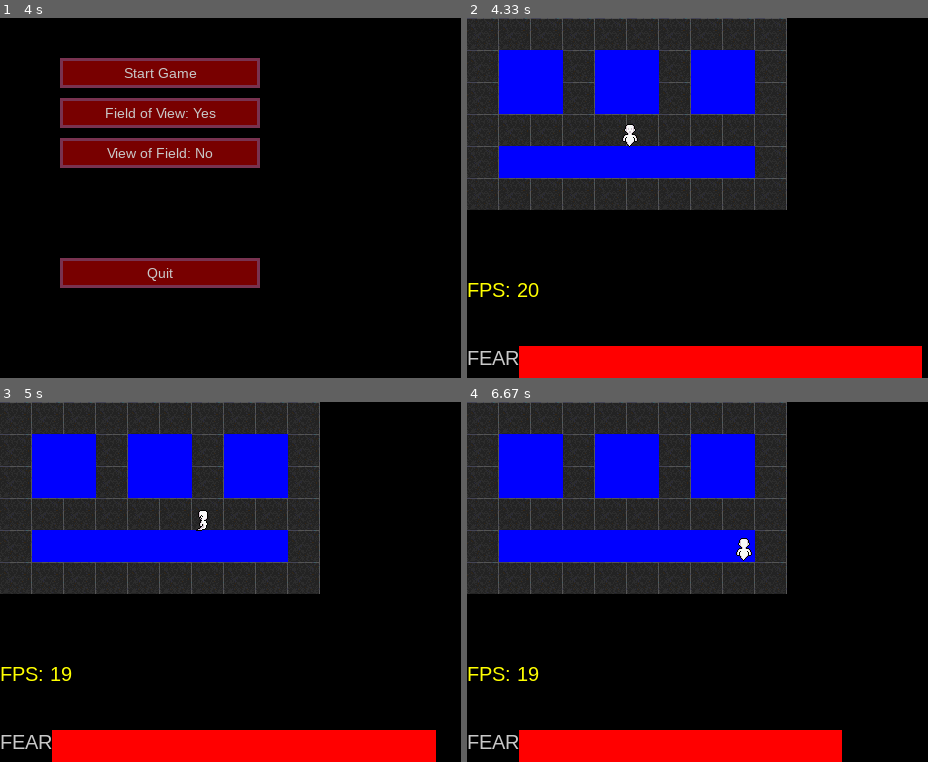
Above: before the commit, frames 1-4 (two rows, left to right).
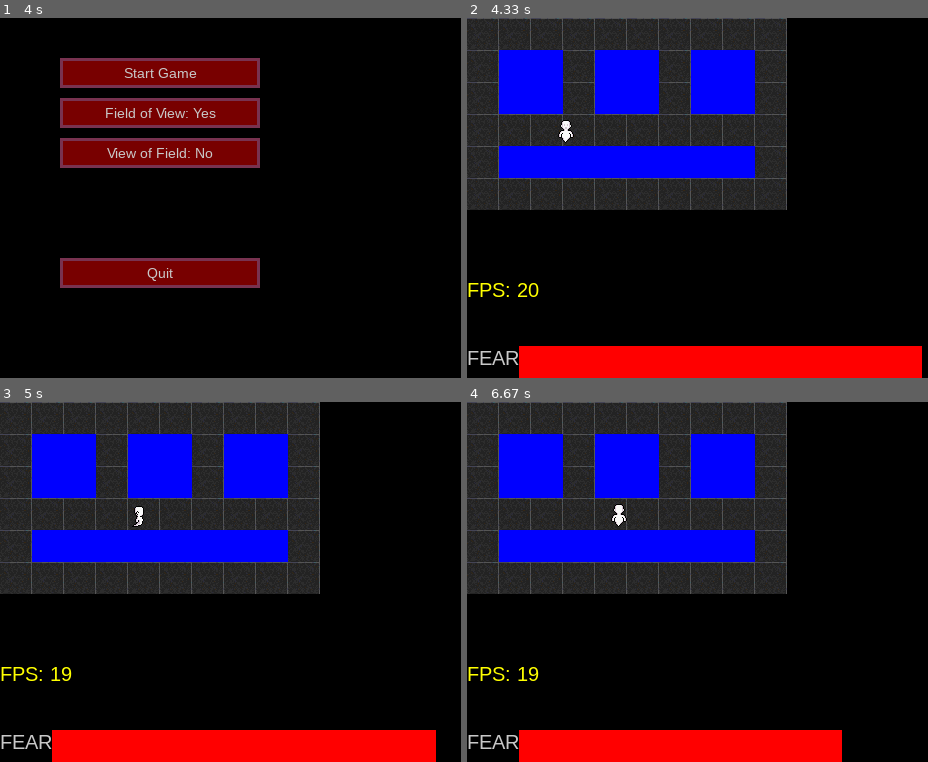
Above: after the commit, the same moments.

Repository: DiscoBizzle/Ghost-Simulator
Game: pygame game, started from ghost-simulator.py
Same seed, same stepped clock (60 frames per second), same inputs: the game is played once before the commit and once after it. The source is Python 2; it was converted automatically to run under Python 3.
Inputs (mouse positions are in pixels of both pictures, inside the frame that each line leads up to):
- Up to frame 1 (4 s): hold Right 0.33-0.8 s; hold Up 0.83-1.3 s; click (322, 219) at 1.4 s; hold Left 2.17-2.7 s; hold Down 2.73-3.2 s
- Up to frame 2 (4.33 s): click (619, 64) at 4.3 s
- Up to frame 3 (5 s): hold Right from 4.57 s (still down)
- Up to frame 4 (6.67 s): release Right at 5.2 s; hold Down 5.23-5.6 s; hold Left 5.63-6.1 s; hold Right 6.13-6.6 s; hold Up from 6.63 s (still down)

Frame 1 is identical in both runs. In frame 2, 0.3% of the frame differs, in the area x 19-38%, y 28-36%; in frame 3, 0.2%; in frame 4, 0.3%.

Commit message:
Collision "works" but is currently jank-ass shit

Diff:
--- a/gslib/game_object.py
+++ b/gslib/game_object.py
@@ -95,12 +95,33 @@
             #collision with tiles
 
             if self.velocity[0] < 0: #if moving left, check collision with leftmost 3 tiles, push out if collision
-
-                for nj in range (j,j+2):
+                for nj in range (j, j+2):
                     if nj > 0 and nj < LEVEL_HEIGHT/TILE_SIZE:
                         if not self.game_class.map.grid[i][nj].walkable:
                             if self.rect.colliderect(self.game_class.map.grid[i][nj].rect):
                                x = self.game_class.map.grid[i][nj].rect.x + TILE_SIZE
+            elif self.velocity[0] > 0: #same for rightmost tiles
+                li = (self.coord[0] + self.dimensions[0])/TILE_SIZE
+                for nj in range (j, j+2):
+                    if nj > 0 and nj < LEVEL_HEIGHT/TILE_SIZE and li > 0 and li < LEVEL_WIDTH/TILE_SIZE:
+                        if not self.game_class.map.grid[li][nj].walkable:
+                            if self.rect.colliderect(self.game_class.map.grid[li][nj].rect):
+                               x = self.game_class.map.grid[li][nj].rect.x - self.dimensions[0]
+
+            if self.velocity[1] < 0: #if moving up, check collision with uppermost 3 tiles, push out if collision
+                for ni in range (i, i+2):
+                    if ni > 0 and ni < LEVEL_WIDTH/TILE_SIZE:
+                        if not self.game_class.map.grid[ni][j].walkable:
+                            if self.rect.colliderect(self.game_class.map.grid[ni][j].rect):
+                               y = self.game_class.map.grid[ni][j].rect.y + TILE_SIZE
+            elif self.velocity[1] > 0: #same for rightmost tiles
+                lj = (self.coord[1] + self.dimensions[1])/TILE_SIZE
+                for ni in range (i, i+2):
+                    if ni > 0 and ni < LEVEL_WIDTH/TILE_SIZE and lj > 0 and lj < LEVEL_HEIGHT/TILE_SIZE:
+                        if not self.game_class.map.grid[ni][lj].walkable:
+                            if self.rect.colliderect(self.game_class.map.grid[ni][lj].rect):
+                               y = self.game_class.map.grid[ni][lj].rect.y - self.dimensions[1]
+
 
 
         self.coord = x, y
